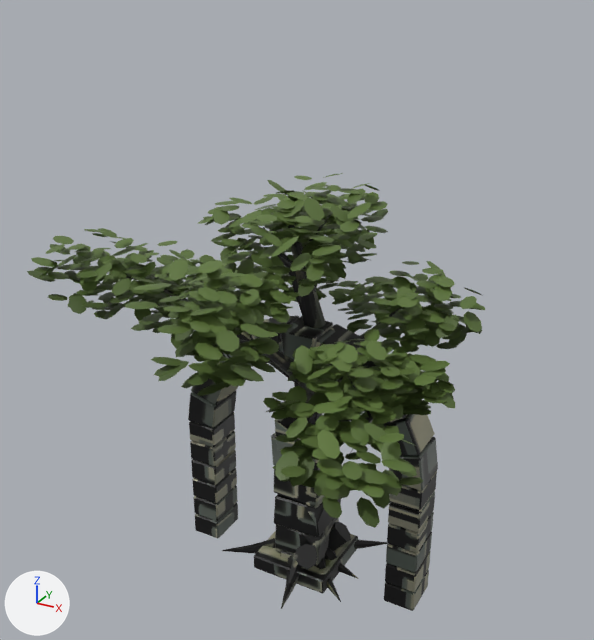
Two versions of the glTF model public/models/archive-kit.glb, one commit apart.
Camera for both pictures: a 50 mm lens placed at (6.74, -12.66, 11.93), pointed at (-0.27, 0.08, 5.56). Arrows for +X, +Y and +Z are at lower left; the lights stay in place. The first picture is the older version. Objects named as collision shapes, trigger or cutter boxes, shadow casters or lower levels of detail are left out. Vertices at exactly the same position are counted once.

The older version as bpy lines, for what is in view:
```python
me_arch_ruin_runtime = bpy.data.meshes.new('Arch_Ruin_Runtime')
me_arch_ruin_runtime.from_pydata(...)  # 552 vertices, 1012 faces; spans x -2.66..2.66, y -0.42..0.42, z 0.02..5.52
me_arch_ruin_runtime.materials.append(mat_kit_stone)  # picture img_kit_stone
me_column_broken_runtime = bpy.data.meshes.new('Column_Broken_Runtime')
me_column_broken_runtime.from_pydata(...)  # 156 vertices, 288 faces; spans x -0.86..0.86, y -0.86..0.86, z 0.0..3.64
me_column_broken_runtime.materials.append(mat_kit_stone)  # picture img_kit_stone
me_layered_broadleaf_crown_001 = bpy.data.meshes.new('Layered broadleaf crown.001')
me_layered_broadleaf_crown_001.from_pydata(...)  # 12960 vertices, 11520 faces; spans x -5.01..3.51, y -4.19..3.77, z 4.25..8.36
me_layered_broadleaf_crown_001.materials.append(mat_corner_foliage)
me_root_1_runtime = bpy.data.meshes.new('Root_1_Runtime')
me_root_1_runtime.from_pydata(...)  # 32 vertices, 60 faces; spans x -0.64..0.64, y -0.95..0.95, z 0.0..0.96
me_root_1_runtime.materials.append(mat_kit_wood)  # picture img_kit_wood
ob_arch_ruin = bpy.data.objects.new('Arch_Ruin', me_arch_ruin_runtime)
ob_arch_ruin.location = (0.0, 0.0, 0.0)
ob_column_broken = bpy.data.objects.new('Column_Broken', me_column_broken_runtime)
ob_column_broken.location = (0.0, 0.0, 0.0)
ob_root_1 = bpy.data.objects.new('Root_1', me_root_1_runtime)
ob_root_1.location = (0.0, 0.0, 0.0)
ob_tree_leaves = bpy.data.objects.new('Tree_Leaves', me_layered_broadleaf_crown_001)
ob_tree_leaves.location = (0.0, 0.0, 0.0)
# also in view: 'Tree_Broadleaf' at (-0.71, -0.16, 3.81)
```
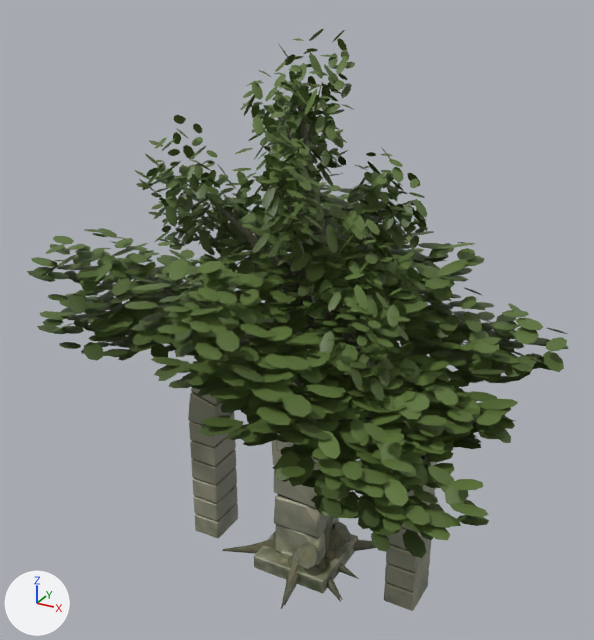
Where the change shows, as pixel boxes [x1, y1, x2, y2] in the pictures (594 x 640 px):
'Tree_Leaning_Leaves', added (green)
    after: [37, 231, 569, 558]
'Tree_Tall_Leaves', added (green)
    after: [134, 29, 428, 401]
'Tree_Tall', added (mostly hidden)
    after: [180, 86, 386, 424]
'Tree_Leaning', added (mostly hidden)
    after: [190, 309, 469, 605]
part 1 of me_arch_ruin_runtime, surface changed
    both: [188, 318, 438, 611]
part 2 of me_column_broken_runtime, surface changed (black to grey)
    before: [254, 413, 358, 594]
    after: [254, 434, 358, 594]
part 3 of me_root_1_runtime, surface changed (black to yellow)
    both: [293, 544, 317, 570]

The change in detail:
me_arch_ruin_runtime has 552 vertices, 1012 faces and spans x -2.66..2.66, y -0.42..0.42, z 0.02..5.52.
me_arch_ruin_runtime is used by ob_arch_ruin; location (0.0, 0.0, 0.0).
me_arch_ruin_runtime part 1: texture (UV) coordinates of 1012 of 1012 faces, centred in x -2.65..2.65, y -0.42..0.42, z 0.02..5.52, changed; they spanned u 0.01..0.99, v 0.01..0.99 and now span u 0.01..0.98, v 0.01..0.94.
me_column_broken_runtime has 156 vertices, 288 faces and spans x -0.86..0.86, y -0.86..0.86, z 0.0..3.64.
me_column_broken_runtime is used by ob_column_broken; location (0.0, 0.0, 0.0).
me_column_broken_runtime part 2: texture (UV) coordinates of 288 of 288 faces, centred in x -0.85..0.85, y -0.85..0.85, z 0.01..3.63, changed; they spanned u 0.01..0.84, v 0.01..0.95 and now span u 0.01..0.98, v 0.01..0.97.
me_root_1_runtime has 32 vertices, 60 faces and spans x -0.64..0.64, y -0.95..0.95, z 0.0..0.96.
me_root_1_runtime is used by ob_root_1; location (0.0, 0.0, 0.0).
me_root_1_runtime part 3: texture (UV) coordinates of 60 of 60 faces, centred in x -0.64..0.58, y -0.88..0.95, z 0.0..0.94, changed; they spanned u 0.21..0.8, v 0.01..0.97 and now span u 0.01..0.98, v 0.48..0.95.
Mesh me_layered_broadleaf_crown_002 is new.
It has 12960 vertices, 11520 faces and spans x -2.66..2.74, y -2.45..2.04, z 5.53..10.87.
It uses material mat_corner_foliage.
Mesh me_tree_tall_runtime is new.
It has 787 vertices, 1534 faces and spans x -1.99..1.93, y -1.82..1.4, z -0.05..9.95.
It uses material mat_kit_wood (picture img_kit_wood).
Mesh me_layered_broadleaf_crown_003 is new.
It has 12960 vertices, 11520 faces and spans x -5.11..4.68, y -4.18..4.26, z 3.8..7.45.
It uses material mat_corner_foliage.
Mesh me_tree_leaning_runtime is new.
It has 787 vertices, 1534 faces and spans x -3.54..3.25, y -3.17..3.3, z -0.04..6.76.
It uses material mat_kit_wood (picture img_kit_wood).
Object 'Tree_Tall_Leaves' (ob_tree_tall_leaves) is new; it shows me_layered_broadleaf_crown_002.
Its location is (0.0, 0.0, 0.0).
Object 'Tree_Tall' (ob_tree_tall) is new; it shows me_tree_tall_runtime.
Its location is (0.0, 0.0, 0.0).
Object 'Tree_Leaning_Leaves' (ob_tree_leaning_leaves) is new; it shows me_layered_broadleaf_crown_003.
Its location is (0.0, 0.0, 0.0).
Object 'Tree_Leaning' (ob_tree_leaning) is new; it shows me_tree_leaning_runtime.
Its location is (0.0, 0.0, 0.0).
